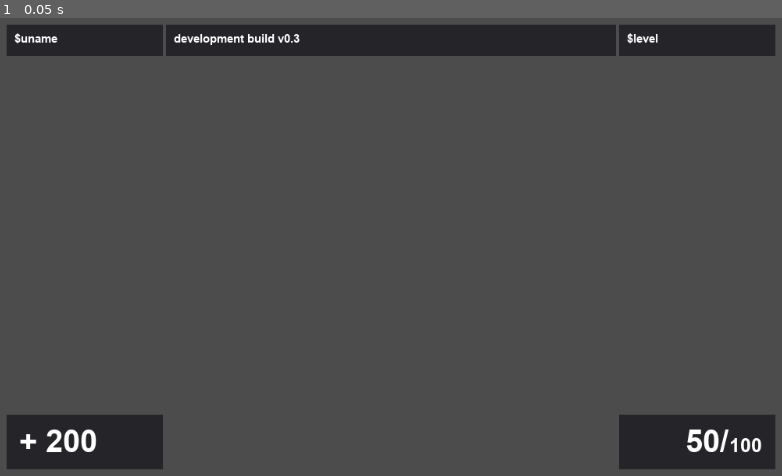
Above: before the commit, frame 1.
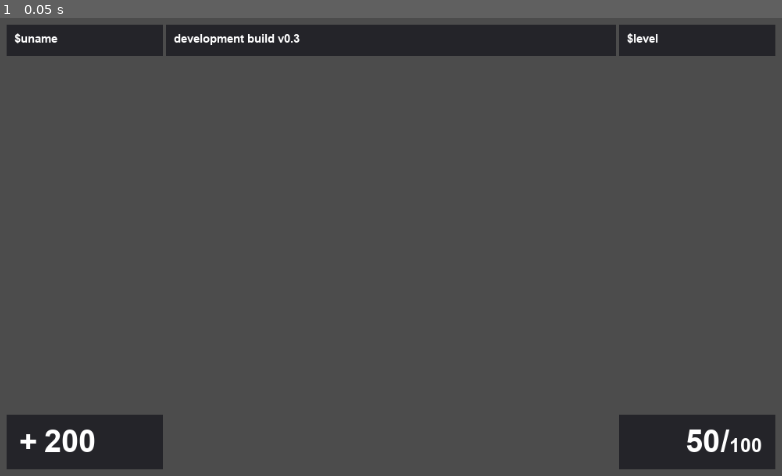
Above: after the commit, the same moment.

Repository: hakanrw/fireware
Game: Godot game, scene res://main.tscn
Two runs of this game, one before a commit and one after it. Both use one fixed random seed, a clock stepped at 60 frames per second and the inputs below. This scene is started directly instead of the project's main scene. The engine's default icon, where the game draws it, is replaced by a stand-in: a white triangle on a blue panel in a dark square.
Inputs:
- Up to frame 1 (0.05 s): no input

The runs differ from the first frame. In frame 1, 0.2% of the frame differs, in the area x 5-94%, y 89-95%.

Commit message:
implement round end hud and health/ammo hud

Diff:
--- a/network/round_controller.gd
+++ b/network/round_controller.gd
@@ -24,6 +24,8 @@
 		# change_level("de_enka")
 		next_level = "fw_base"
 		start_new_round()
+
+	connect("round_ended", Utils.get_hud_node(), "show_disappearing_winner")
 
 func _process(delta):
 	if not Utils.is_server() or _hold_flag:
--- a/network/shop_controller.gd
+++ b/network/shop_controller.gd
@@ -27,10 +27,10 @@
 var shop = [
 	# rifle
 	## Item.new(0 , "7.62 guerilla", 205, Utils.WeaponType.PRIMARY),
-	Item.new(1 , "cv47", 270, Utils.WeaponType.PRIMARY, {"cooldown": 200, "damage": 25, "ammo": 15}),
+	Item.new(1 , "cv47", 270, Utils.WeaponType.PRIMARY, {"cooldown": 200, "damage": 25, "ammo": 15, "mag": 45}),
 	## Item.new(2 , "maverick m4a1", 3100, Utils.WeaponType.PRIMARY),
 	# sidearm
-	Item.new(5 , "7/24 sidearm", 400, Utils.WeaponType.SECONDARY, {"cooldown": 750, "damage": 25, "ammo": 5}),
+	Item.new(5 , "7/24 sidearm", 400, Utils.WeaponType.SECONDARY, {"cooldown": 750, "damage": 25, "ammo": 5, "mag": "15"}),
 	## Item.new(6 , "wrestler", 500, Utils.WeaponType.SECONDARY),
 	# smg
 	## Item.new(10, "fastgun", 1050, Utils.WeaponType.PRIMARY),
--- a/player/local_player.gd
+++ b/player/local_player.gd
@@ -11,6 +11,9 @@
 func _ready():
 	connect("player_died", self, "_on_death")
 	connect("player_resurrected", self, "_on_resurrect")
+	connect("player_health_changed", self, "_on_health_change")
+	connect("player_weapon_changed", self, "_on_weapon_change")
+	connect("player_ammo_changed", self, "_on_ammo_change")
 
 var spectating = 0
 
@@ -85,6 +88,15 @@
 func _on_resurrect():
 	Utils.get_hud_node().hbd.visible = true
 
+func _on_weapon_change(weapon_id: int):
+	Utils.get_hud_node().set_ammo_info(weapon_info.get(weapon_id))
+
+func _on_ammo_change():
+	Utils.get_hud_node().set_ammo_info(weapon_info.get(current_weapon))
+
+func _on_health_change(health: int):
+	Utils.get_hud_node().set_health(health)
+
 func _request_shop():
 	if player_can_shop():
 		Utils.get_hud_node().show_shop()
@@ -155,6 +167,9 @@
 		if not found: return
 
 	var specting_node = NetworkController.get_player_with_id(spectating)
+	if specting_node == null or specting_node.health <= 0:
+		spectating = 0
+		return
 	specting_node.camera.current = true
 
 func _set_spectating_next():
--- a/player/network_player.gd
+++ b/player/network_player.gd
@@ -59,6 +59,7 @@
 remotesync func set_weapon_info(weapon_id, info):
 	if 1 == multiplayer.get_rpc_sender_id():
 		player.weapon_info[weapon_id] = info
+		player.emit_signal("player_ammo_changed")
 
 remotesync func reset_weaponry():
 	if 1 == multiplayer.get_rpc_sender_id():
@@ -170,6 +171,8 @@
 				var hit_player_node = NetworkController.get_player_with_id(hit_player)
 				hit_player_node.network_player.rpc("set_health", hit_player_node.health - item.props["damage"])
 
+		player.emit_signal("player_ammo_changed")
+
 remote func interact():
 	if NetworkController.is_server() and multiplayer.get_rpc_sender_id() == int(player.name):
 		var areas = player.head.get_overlapping_areas()
--- a/player/player.gd
+++ b/player/player.gd
@@ -2,6 +2,9 @@
 
 signal player_died
 signal player_resurrected
+signal player_weapon_changed(weapon)
+signal player_health_changed(health)
+signal player_ammo_changed
 
 onready var network_player = $NetworkedPlayer
 onready var head = $Head
@@ -73,6 +76,8 @@
 	else:
 		sprite.position.y = -20
 
+	emit_signal("player_weapon_changed", weapon)
+
 
 func set_health(hp: int):
 	hp = max(hp, 0)
@@ -85,6 +90,7 @@
 		emit_signal("player_resurrected")
 
 	health = hp
+	emit_signal("player_health_changed", hp)
 
 
 func set_name_tag(tag):
--- a/ui/hud/hud.gd
+++ b/ui/hud/hud.gd
@@ -4,6 +4,13 @@
 	"team_select": preload("res://ui/hud/team_select.tscn"),
 	"alert": preload("res://ui/hud/alert.tscn"),
 	"shop": preload("res://ui/hud/shop.tscn"),
+	"winner": preload("res://ui/hud/winner.tscn"),
+}
+
+const images = {
+	"security" : preload("res://ui/icons/special_units.png"),
+	"insurgent": preload("res://ui/icons/insurgent.png"),
+	"spectator": preload("res://ui/icons/spectator.png"),
 }
 
 onready var htd = $Control/VBoxContainer/HTD
@@ -57,7 +64,7 @@
 func show_disappearing_alert(message: String):
 	clear_page()
 	var alert_node = pages["alert"].instance()
-	alert_node.modulate.a = 0.75
+	alert_node.modulate.a = 0.8
 	hmd.add_child(alert_node)
 	hmd.get_node("Alert/CenterContainer/Label").text = message
 
@@ -66,3 +73,45 @@
 	tween.tween_property(alert_node, "modulate:a", 0, 0.5)
 	tween.tween_callback(alert_node, "queue_free")
 	tween.bind_node(alert_node)
+
+func show_disappearing_winner(winner: int):
+	clear_page()
+	var winner_node = pages["winner"].instance()
+	winner_node.modulate.a = 0.8
+
+	var text = "Draw"
+	var image = images["spectator"]
+	if winner == Utils.Team.SECURITY:
+		text = "Security wins"
+		image = images["security"]
+	if winner == Utils.Team.INSURGENT:
+		text = "Insurgents win"
+		image = images["insurgent"]
+
+	winner_node.get_node("WinnerPanel/CenterContainer/HBoxContainer/LabelContainer/Label").text = text
+	winner_node.get_node("WinnerPanel/CenterContainer/HBoxContainer/WinnerImage/TextureRect").texture = image
+	winner_node.get_node("ScoresPanel/CenterContainer/HBoxContainer/SecurityScoreContainer/Label").text \
+		= str(Utils.get_round_controller().leaderboard[Utils.Team.SECURITY])
+	winner_node.get_node("ScoresPanel/CenterContainer/HBoxContainer/InsurgentScoreContainer/Label").text \
+		= str(Utils.get_round_controller().leaderboard[Utils.Team.INSURGENT])
+
+	hmd.add_child(winner_node)
+
+	yield(get_tree().create_timer(3), "timeout")
+	var tween = get_tree().create_tween()
+	tween.tween_property(winner_node, "modulate:a", 0, 0.5)
+	tween.tween_callback(winner_node, "queue_free")
+	tween.bind_node(winner_node)
+
+func set_health(health: int):
+	health_label.text = str(health)
+
+func set_ammo_info(weapon_info):
+	if weapon_info == null:
+		ammo_panel.visible = false
+		mag_manel.visible = false
+	else:
+		ammo_panel.visible = true
+		mag_manel.visible = true
+		ammo_panel.text = str(weapon_info["ammo"])
+		mag_manel.text = str(weapon_info["mag"])
--- a/ui/hud/hud.tscn
+++ b/ui/hud/hud.tscn
@@ -27,9 +27,6 @@
 anchor_bottom = 1.0
 size_flags_horizontal = 3
 size_flags_vertical = 3
-__meta__ = {
-"_edit_use_anchors_": false
-}
 
 [node name="HTD" type="MarginContainer" parent="Control/VBoxContainer"]
 margin_right = 1024.0
@@ -135,15 +132,20 @@
 rect_min_size = Vector2( 200, 0 )
 
 [node name="Health" type="Label" parent="Control/VBoxContainer/HBD/HBoxContainer/HealthPanel"]
+margin_left = 47.5739
+margin_top = 11.3265
+margin_right = 147.574
+margin_bottom = 57.3265
+custom_fonts/font = ExtResource( 1 )
+text = "200"
+
+[node name="Plus" type="Label" parent="Control/VBoxContainer/HBD/HBoxContainer/HealthPanel"]
 margin_left = 15.5739
 margin_top = 11.3265
-margin_right = 115.574
+margin_right = 38.5739
 margin_bottom = 57.3265
 custom_fonts/font = ExtResource( 1 )
-text = "+ 200"
-__meta__ = {
-"_edit_use_anchors_": false
-}
+text = "+"
 
 [node name="Margin" type="Panel" parent="Control/VBoxContainer/HBD/HBoxContainer"]
 modulate = Color( 1, 1, 1, 0 )
@@ -164,7 +166,18 @@
 margin_right = 144.0
 margin_bottom = 57.0
 custom_fonts/font = ExtResource( 1 )
-text = "50/"
+text = "50"
+__meta__ = {
+"_edit_use_anchors_": false
+}
+
+[node name="Slash" type="Label" parent="Control/VBoxContainer/HBD/HBoxContainer/AmmoPanel"]
+margin_left = 130.0
+margin_top = 11.0
+margin_right = 141.0
+margin_bottom = 57.0
+custom_fonts/font = ExtResource( 1 )
+text = "/"
 __meta__ = {
 "_edit_use_anchors_": false
 }
--- /dev/null
+++ b/ui/hud/leaderboard.tscn
@@ -0,0 +1,64 @@
+[gd_scene load_steps=4 format=2]
+
+[ext_resource path="res://fonts/font_dynamic.tres" type="DynamicFont" id=1]
+[ext_resource path="res://ui/icons/insurgent.png" type="Texture" id=2]
+[ext_resource path="res://ui/icons/special_units.png" type="Texture" id=3]
+
+[node name="Alert" type="Panel"]
+margin_right = 400.0
+margin_bottom = 200.0
+rect_min_size = Vector2( 400, 200 )
+
+[node name="CenterContainer" type="CenterContainer" parent="."]
+anchor_right = 1.0
+anchor_bottom = 1.0
+
+[node name="HBoxContainer" type="HBoxContainer" parent="CenterContainer"]
+margin_left = 50.0
+margin_top = 11.0
+margin_right = 350.0
+margin_bottom = 189.0
+rect_min_size = Vector2( 300, 150 )
+
+[node name="Security" type="VBoxContainer" parent="CenterContainer/HBoxContainer"]
+margin_right = 128.0
+margin_bottom = 178.0
+alignment = 1
+
+[node name="TextureRect" type="TextureRect" parent="CenterContainer/HBoxContainer/Security"]
+margin_right = 128.0
+margin_bottom = 128.0
+texture = ExtResource( 3 )
+
+[node name="Label" type="Label" parent="CenterContainer/HBoxContainer/Security"]
+margin_top = 132.0
+margin_right = 128.0
+margin_bottom = 178.0
+custom_fonts/font = ExtResource( 1 )
+text = "0"
+align = 1
+
+[node name="MarginContainer" type="MarginContainer" parent="CenterContainer/HBoxContainer"]
+margin_left = 132.0
+margin_right = 168.0
+margin_bottom = 178.0
+size_flags_horizontal = 3
+
+[node name="Insurgent" type="VBoxContainer" parent="CenterContainer/HBoxContainer"]
+margin_left = 172.0
+margin_right = 300.0
+margin_bottom = 178.0
+alignment = 1
+
+[node name="TextureRect" type="TextureRect" parent="CenterContainer/HBoxContainer/Insurgent"]
+margin_right = 128.0
+margin_bottom = 128.0
+texture = ExtResource( 2 )
+
+[node name="Label" type="Label" parent="CenterContainer/HBoxContainer/Insurgent"]
+margin_top = 132.0
+margin_right = 128.0
+margin_bottom = 178.0
+custom_fonts/font = ExtResource( 1 )
+text = "0"
+align = 1
--- a/ui/hud/message.tscn
+++ b/ui/hud/message.tscn
@@ -1,12 +1,10 @@
 [gd_scene format=2]
 
 [node name="Message" type="Panel"]
+modulate = Color( 1, 1, 1, 0.784314 )
 margin_right = 400.0
 margin_bottom = 35.0
 rect_min_size = Vector2( 0, 35 )
-__meta__ = {
-"_edit_use_anchors_": false
-}
 
 [node name="Label" type="Label" parent="."]
 anchor_right = 1.0
@@ -15,6 +13,3 @@
 margin_right = -30.0
 text = "message"
 valign = 1
-__meta__ = {
-"_edit_use_anchors_": false
-}
--- /dev/null
+++ b/ui/hud/winner.tscn
@@ -0,0 +1,128 @@
+[gd_scene load_steps=5 format=2]
+
+[ext_resource path="res://ui/icons/insurgent.png" type="Texture" id=2]
+[ext_resource path="res://ui/icons/special_units.png" type="Texture" id=3]
+
+[sub_resource type="DynamicFontData" id=1]
+font_path = "res://fonts/arialbd.ttf"
+
+[sub_resource type="DynamicFont" id=2]
+size = 30
+font_data = SubResource( 1 )
+
+[node name="WinnerBox" type="VBoxContainer"]
+margin_right = 400.0
+margin_bottom = 200.0
+rect_min_size = Vector2( 400, 200 )
+rect_pivot_offset = Vector2( -609, -473 )
+
+[node name="WinnerPanel" type="Panel" parent="."]
+margin_right = 400.0
+margin_bottom = 200.0
+rect_min_size = Vector2( 400, 200 )
+rect_pivot_offset = Vector2( -609, -473 )
+
+[node name="CenterContainer" type="CenterContainer" parent="WinnerPanel"]
+anchor_right = 1.0
+anchor_bottom = 1.0
+
+[node name="HBoxContainer" type="HBoxContainer" parent="WinnerPanel/CenterContainer"]
+margin_left = 37.0
+margin_top = 25.0
+margin_right = 362.0
+margin_bottom = 175.0
+rect_min_size = Vector2( 300, 150 )
+
+[node name="WinnerImage" type="CenterContainer" parent="WinnerPanel/CenterContainer/HBoxContainer"]
+margin_right = 128.0
+margin_bottom = 150.0
+
+[node name="TextureRect" type="TextureRect" parent="WinnerPanel/CenterContainer/HBoxContainer/WinnerImage"]
+margin_top = 11.0
+margin_right = 128.0
+margin_bottom = 139.0
+texture = ExtResource( 3 )
+
+[node name="LabelContainer" type="CenterContainer" parent="WinnerPanel/CenterContainer/HBoxContainer"]
+margin_left = 132.0
+margin_right = 325.0
+margin_bottom = 150.0
+
+[node name="Label" type="Label" parent="WinnerPanel/CenterContainer/HBoxContainer/LabelContainer"]
+margin_top = 57.0
+margin_right = 193.0
+margin_bottom = 92.0
+custom_fonts/font = SubResource( 2 )
+text = "Security wins"
+
+[node name="ScoresPanel" type="Panel" parent="."]
+margin_top = 204.0
+margin_right = 400.0
+margin_bottom = 279.0
+rect_min_size = Vector2( 400, 75 )
+rect_pivot_offset = Vector2( -609, -473 )
+
+[node name="CenterContainer" type="CenterContainer" parent="ScoresPanel"]
+anchor_right = 1.0
+anchor_bottom = 1.0
+
+[node name="HBoxContainer" type="HBoxContainer" parent="ScoresPanel/CenterContainer"]
+margin_left = 50.0
+margin_top = 12.0
+margin_right = 350.0
+margin_bottom = 62.0
+rect_min_size = Vector2( 300, 0 )
+custom_constants/separation = 5
+
+[node name="SecurityImageContainer" type="CenterContainer" parent="ScoresPanel/CenterContainer/HBoxContainer"]
+margin_right = 50.0
+margin_bottom = 50.0
+
+[node name="TextureRect" type="TextureRect" parent="ScoresPanel/CenterContainer/HBoxContainer/SecurityImageContainer"]
+margin_right = 50.0
+margin_bottom = 50.0
+rect_min_size = Vector2( 50, 50 )
+texture = ExtResource( 3 )
+expand = true
+
+[node name="SecurityScoreContainer" type="CenterContainer" parent="ScoresPanel/CenterContainer/HBoxContainer"]
+margin_left = 55.0
+margin_right = 72.0
+margin_bottom = 50.0
+
+[node name="Label" type="Label" parent="ScoresPanel/CenterContainer/HBoxContainer/SecurityScoreContainer"]
+margin_top = 7.0
+margin_right = 17.0
+margin_bottom = 42.0
+custom_fonts/font = SubResource( 2 )
+text = "0"
+
+[node name="MarginContainer" type="MarginContainer" parent="ScoresPanel/CenterContainer/HBoxContainer"]
+margin_left = 77.0
+margin_right = 223.0
+margin_bottom = 50.0
+size_flags_horizontal = 3
+
+[node name="InsurgentScoreContainer" type="CenterContainer" parent="ScoresPanel/CenterContainer/HBoxContainer"]
+margin_left = 228.0
+margin_right = 245.0
+margin_bottom = 50.0
+
+[node name="Label" type="Label" parent="ScoresPanel/CenterContainer/HBoxContainer/InsurgentScoreContainer"]
+margin_top = 7.0
+margin_right = 17.0
+margin_bottom = 42.0
+custom_fonts/font = SubResource( 2 )
+text = "0"
+
+[node name="InsurgentImageContainer" type="CenterContainer" parent="ScoresPanel/CenterContainer/HBoxContainer"]
+margin_left = 250.0
+margin_right = 300.0
+margin_bottom = 50.0
+
+[node name="TextureRect" type="TextureRect" parent="ScoresPanel/CenterContainer/HBoxContainer/InsurgentImageContainer"]
+margin_right = 50.0
+margin_bottom = 50.0
+rect_min_size = Vector2( 50, 50 )
+texture = ExtResource( 2 )
+expand = true
--- /dev/null
+++ b/ui/hud/winner_old.tscn
@@ -0,0 +1,49 @@
+[gd_scene load_steps=4 format=2]
+
+[ext_resource path="res://ui/icons/special_units.png" type="Texture" id=1]
+
+[sub_resource type="DynamicFontData" id=1]
+font_path = "res://fonts/arialbd.ttf"
+
+[sub_resource type="DynamicFont" id=2]
+size = 30
+font_data = SubResource( 1 )
+
+[node name="Winner" type="Panel"]
+margin_right = 400.0
+margin_bottom = 200.0
+rect_min_size = Vector2( 400, 200 )
+rect_pivot_offset = Vector2( -609, -473 )
+
+[node name="CenterContainer" type="CenterContainer" parent="."]
+anchor_right = 1.0
+anchor_bottom = 1.0
+
+[node name="HBoxContainer" type="HBoxContainer" parent="CenterContainer"]
+margin_left = 37.0
+margin_top = 25.0
+margin_right = 362.0
+margin_bottom = 175.0
+rect_min_size = Vector2( 300, 150 )
+
+[node name="WinnerImage" type="CenterContainer" parent="CenterContainer/HBoxContainer"]
+margin_right = 128.0
+margin_bottom = 150.0
+
+[node name="TextureRect" type="TextureRect" parent="CenterContainer/HBoxContainer/WinnerImage"]
+margin_top = 11.0
+margin_right = 128.0
+margin_bottom = 139.0
+texture = ExtResource( 1 )
+
+[node name="LabelContainer" type="CenterContainer" parent="CenterContainer/HBoxContainer"]
+margin_left = 132.0
+margin_right = 325.0
+margin_bottom = 150.0
+
+[node name="Label" type="Label" parent="CenterContainer/HBoxContainer/LabelContainer"]
+margin_top = 57.0
+margin_right = 193.0
+margin_bottom = 92.0
+custom_fonts/font = SubResource( 2 )
+text = "Security wins"
Not shown, changed: export_presets.cfg
